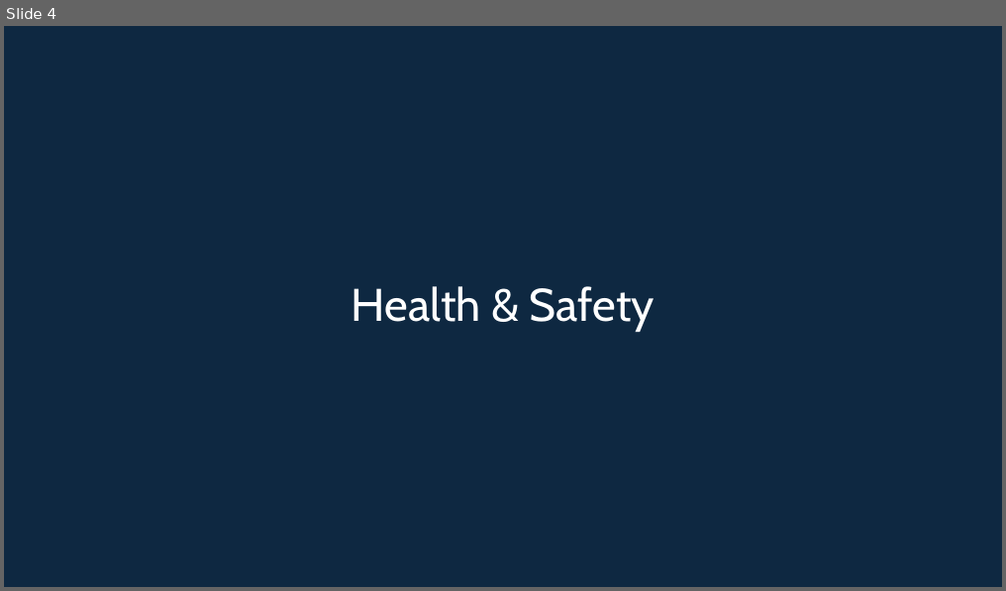
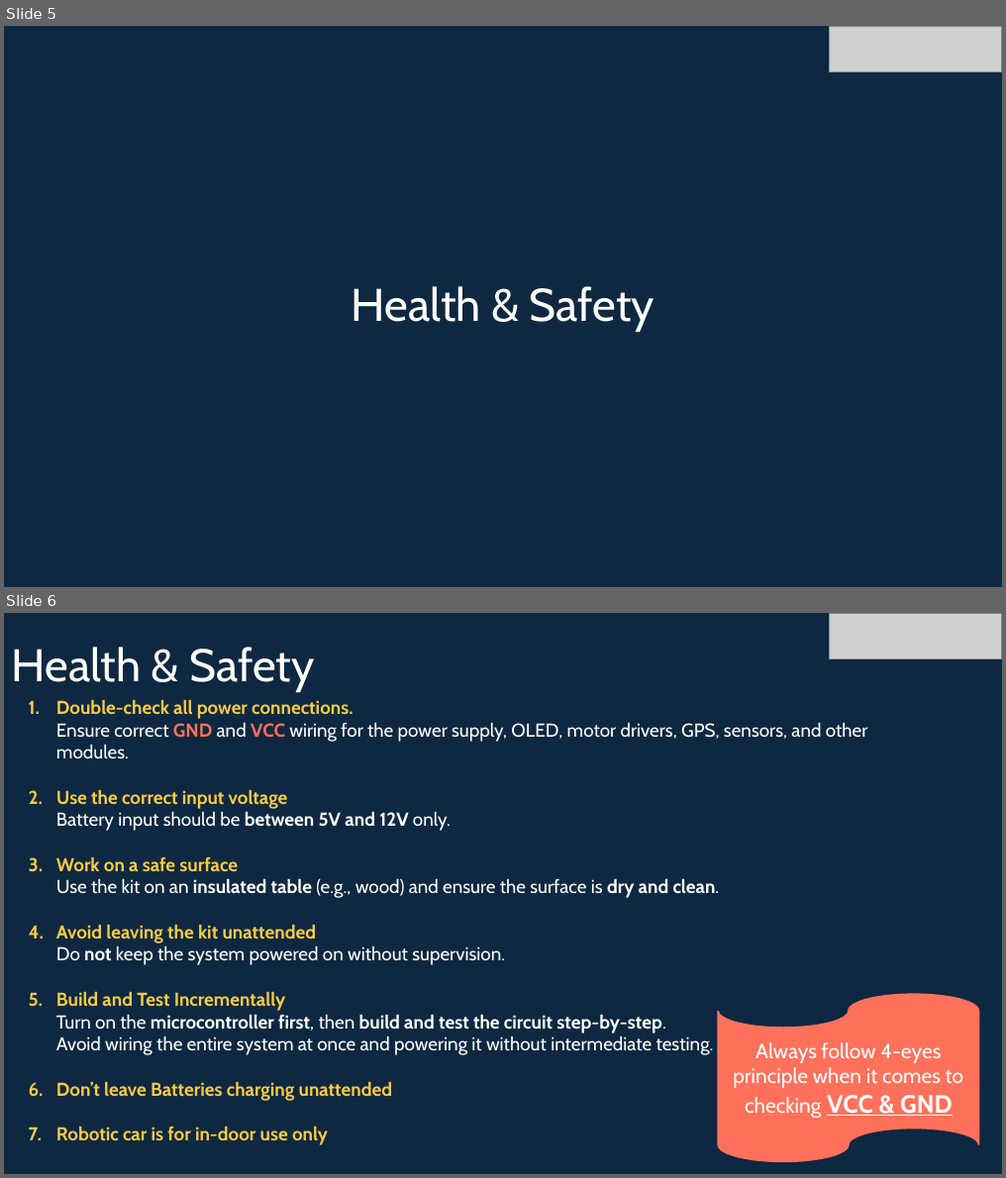
Before and after one commit to info-zas/Training, a slide deck: GPREC/05_Navigational_Robot_Car-2-Comms/ZASRobotics_Car-2.pptx. Shown one above the other, each under a label of ours: slide 4 before the commit, slides 5 and 6 after it. The pictures are 1006x591 and 1006x1178 pixels, drawn with LibreOffice and Linux fonts; fonts in the diff are those of the drawing; grey boxes stand for pictures. Boxes give left, top, right and bottom in pixels: in the first picture for what was removed or moved away, otherwise in the second. Text is boxed around its words. In the diff, an @@ line names an element or a change of style, - is before the commit and + after.

```diff
--- a/GPREC/05_Navigational_Robot_Car-2-Comms/ZASRobotics_Car-2.pptx
+++ b/GPREC/05_Navigational_Robot_Car-2-Comms/ZASRobotics_Car-2.pptx
@@ slide 6 added at (4,613,1002,1174), background #0E2841 @@
@@ picture added at (829,613,1001,660) @@
@@ title added at (12,647,314,692), 44 pt, text #FFFFFF @@
+Health & Safety
@@ text added at (56,700,868,1146), 18 pt, text #FFFFFF, bold @@
+1. Double-check all power connections.
+   Ensure correct GND and VCC wiring for the power supply, OLED, motor drivers, GPS, sensors, and other modules.
+2. Use the correct input voltage
+   Battery input should be between 5V and 12V only.
+3. Work on a safe surface
+   Use the kit on an insulated table (e.g., wood) and ensure the surface is dry and clean.
+4. Avoid leaving the kit unattended
+   Do not keep the system powered on without supervision.
+5. Build and Test Incrementally
+   Turn on the microcontroller first, then build and test the circuit step-by-step.
+   Avoid wiring the entire system at once and powering it without intermediate testing.
+6. Don’t leave Batteries charging unattended
+7. Robotic car is for in-door use only
@@ flow chart punched tape added at (718,995,979,1162), fill #FF715B, outline #FF715B 1.5 pt, 20 pt, text #FFFFFF @@
+Always follow 4-eyes principle when it comes to checking VCC & GND
@@ what was slide 4 is now slide 5 @@
@@ slide 5 changed as well @@
@@ picture added at (829,26,1001,73) @@
```
Also in this commit, not shown: 7 other slides changed, 8 other slides added, 4 slides removed.
